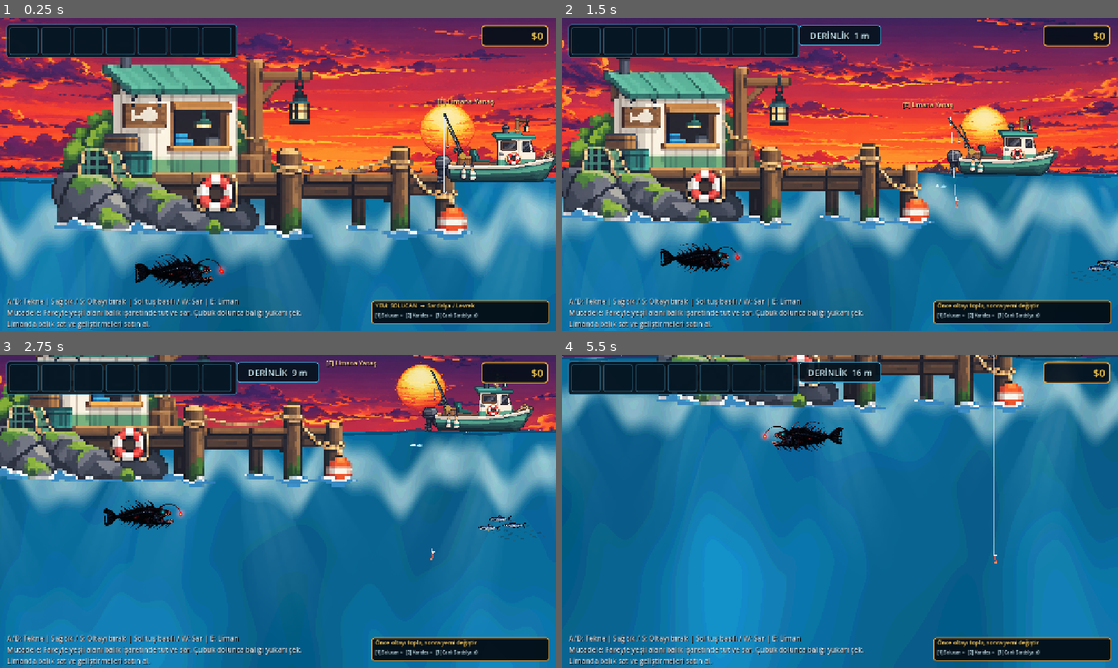
Above: before the commit, frames 1-4 (two rows, left to right).
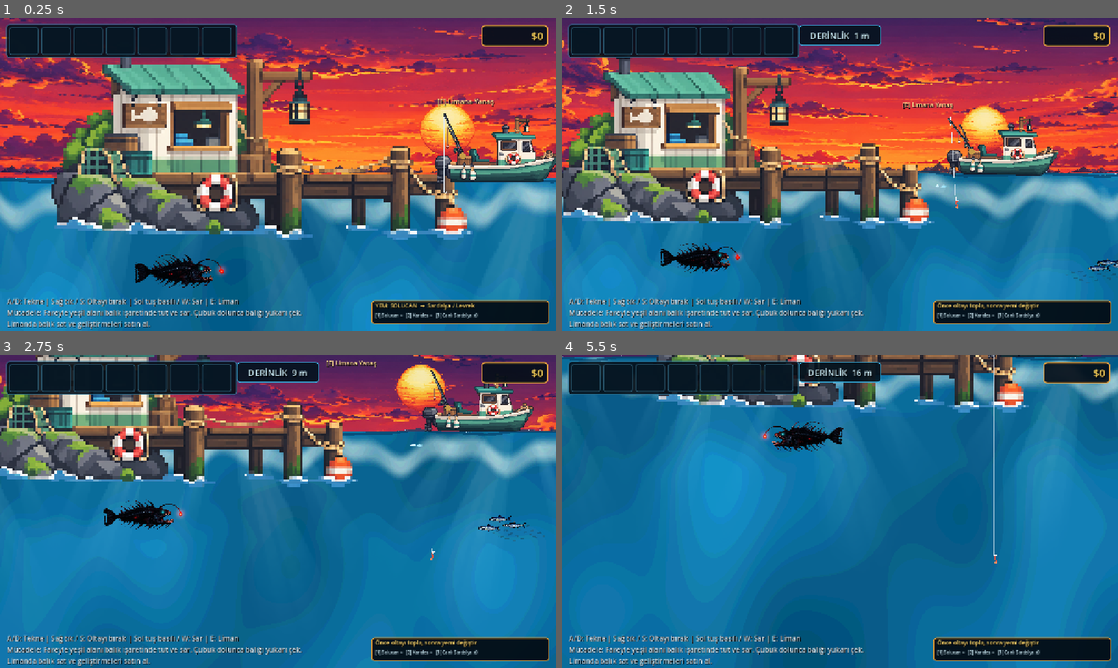
Above: after the commit, the same moments.

Repository: mirackayademir/TinyFisher
Game: Godot game, scene res://scenes/world.tscn
The game is run twice, just before and just after one commit, with the same random seed, the same clock (stepped at 60 frames per second) and the same inputs.
Inputs (mouse positions are in pixels of both pictures, inside the frame that each line leads up to):
- Up to frame 1 (0.25 s): no input
- Up to frame 2 (1.5 s): tap Enter at 0.5 s; move the mouse to (962, 158) at 0.52 s; hold D (move_right) 0.53-1.28 s; tap E (dock) at 0.6 s; click (962, 158) at 0.67 s; move the mouse to (728, 190) at 1.27 s; hold S from 1.28 s (still down); tap 1 at 1.35 s
- Up to frame 3 (2.75 s): move the mouse to (333, 442) at 2.02 s; release S at 2.03 s; hold D (move_right) from 2.03 s (still down); tap 2 at 2.1 s
- Up to frame 4 (5.5 s): move the mouse to (812, 574) at 2.77 s; release D (move_right) at 2.78 s; hold W 2.78-3.53 s; tap one key every 0.75 s from 2.85 s: 3 E (dock) 1 2; click (812, 574) at 2.92 s; move the mouse to (1006, 558) at 3.52 s; hold A (move_left) 3.53-5.03 s; move the mouse to (673, 464) at 4.27 s; move the mouse to (867, 511) at 5.02 s; hold S from 5.03 s (still down); click (867, 511) at 5.17 s

The runs differ from the first frame. In frame 1, 13% of the frame differs, in the area x 0-100%, y 52-100%; in frame 2, 14%; in frame 3, 20%; in frame 4, 27%, in the area x 0-100%, y 1-100%.

Commit message:
Shrink canyon to compact 5500px world

Diff:
--- a/scenes/underwater_terrain_runtime.gd
+++ b/scenes/underwater_terrain_runtime.gd
@@ -1,20 +1,21 @@
 extends Node
 
-# TinyFisher canyon runtime V28.
+# TinyFisher canyon runtime V29.
 #
-# The verified canyon is rendered from the HQ in-memory texture produced by
-# canyon_texture_loader.gd. It is never non-uniformly squeezed into an arbitrary
-# 20-100 m rectangle anymore. The canyon keeps its authored aspect ratio and its
-# natural bottom depth is calculated from the real Water width.
+# The canyon is intentionally capped to the compact 5500 px world width. This
+# prevents the verified artwork from ever being stretched back across the old
+# 12k-wide prototype map. Aspect ratio stays locked and depth is derived from
+# that compact width.
 
 const CanyonTextureLoader = preload("res://scenes/canyon_texture_loader.gd")
 
 const TERRAIN_NODE_NAME: String = "UnderwaterCanyonTerrain20To100"
-const LAYOUT_VERSION: int = 28
+const LAYOUT_VERSION: int = 29
 const TOP_M: float = 20.0
 const WORLD_PIXELS_PER_METER: float = 34.5
+const MAP_WIDTH_PX: float = 5500.0
 const FALLBACK_LEFT: float = -1000.0
-const FALLBACK_RIGHT: float = 11000.0
+const FALLBACK_RIGHT: float = 4500.0
 const FALLBACK_ZERO_Y: float = 392.6
 const TERRAIN_Z: int = -7
 const DEEP_WATER_MARGIN_PX: float = 700.0
@@ -34,7 +35,7 @@
 
 func _ready() -> void:
 	process_mode = Node.PROCESS_MODE_ALWAYS
-	print("UNDERWATER TERRAIN V28: HQ CANYON / ASPECT LOCKED / AUTO DEPTH")
+	print("UNDERWATER TERRAIN V29: COMPACT 5500PX MAP / HQ CANYON / ASPECT LOCKED")
 
 
 func _process(_delta: float) -> void:
@@ -105,6 +106,7 @@
 	_root.set_meta("source_region", _source_region)
 	_root.set_meta("aspect_locked", true)
 	_root.set_meta("world_pixels_per_meter", WORLD_PIXELS_PER_METER)
+	_root.set_meta("compact_map_width_px", MAP_WIDTH_PX)
 	_root.set_meta("kelp_surface_adapter", "pending_hq_canyon_surface")
 	_world.add_child(_root)
 
@@ -112,7 +114,7 @@
 	_sprite.name = "TerrainSpriteHQ"
 	_sprite.centered = false
 	_sprite.texture = atlas
-	_sprite.texture_filter = CanvasItem.TEXTURE_FILTER_LINEAR
+	_sprite.texture_filter = CanvasItem.TEXTURE_FILTER_LINEAR_WITH_MIPMAPS
 	_sprite.position = Vector2.ZERO
 	_sprite.z_index = 0
 	_root.add_child(_sprite)
@@ -131,8 +133,6 @@
 	var width: float = maxf(bounds.y - bounds.x, 1.0)
 	var top_y: float = _world_y_for_depth(TOP_M)
 
-	# One scale value for both axes. This is the important V28 change: the canyon
-	# can never be horizontally stretched and vertically crushed again.
 	var uniform_scale: float = width / _source_region.size.x
 	var height: float = _source_region.size.y * uniform_scale
 	var bottom_y: float = top_y + height
@@ -165,7 +165,7 @@
 
 	if force:
 		print(
-			"CANYON LAYOUT READY: top=", TOP_M,
+			"CANYON COMPACT LAYOUT: top=", TOP_M,
 			"m bottom=", snappedf(bottom_m, 0.1),
 			"m world=", snappedf(width, 1.0), "x", snappedf(height, 1.0),
 			" scale=", snappedf(uniform_scale, 0.001)
@@ -189,7 +189,8 @@
 		var water: Control = _world.get_node_or_null("Water") as Control
 		if water != null:
 			var left: float = water.position.x
-			var right: float = water.position.x + water.size.x
+			var water_right: float = water.position.x + water.size.x
+			var right: float = minf(water_right, left + MAP_WIDTH_PX)
 			if right - left >= 1280.0:
 				return Vector2(left, right)
 	return Vector2(FALLBACK_LEFT, FALLBACK_RIGHT)
